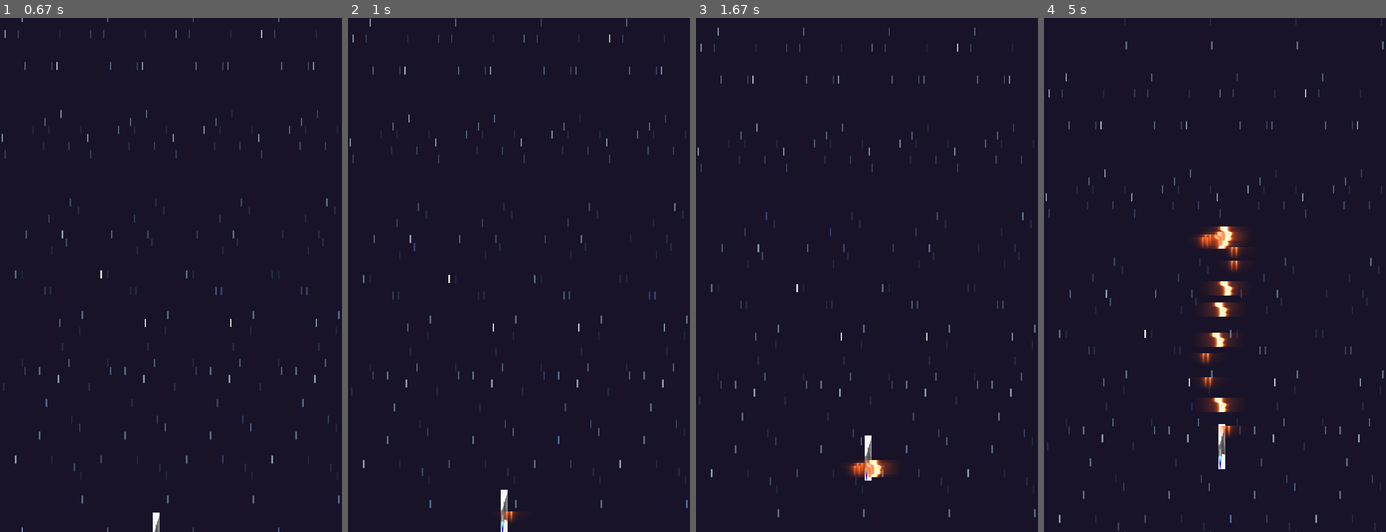
Above: before the commit, frames 1-4 (left to right).
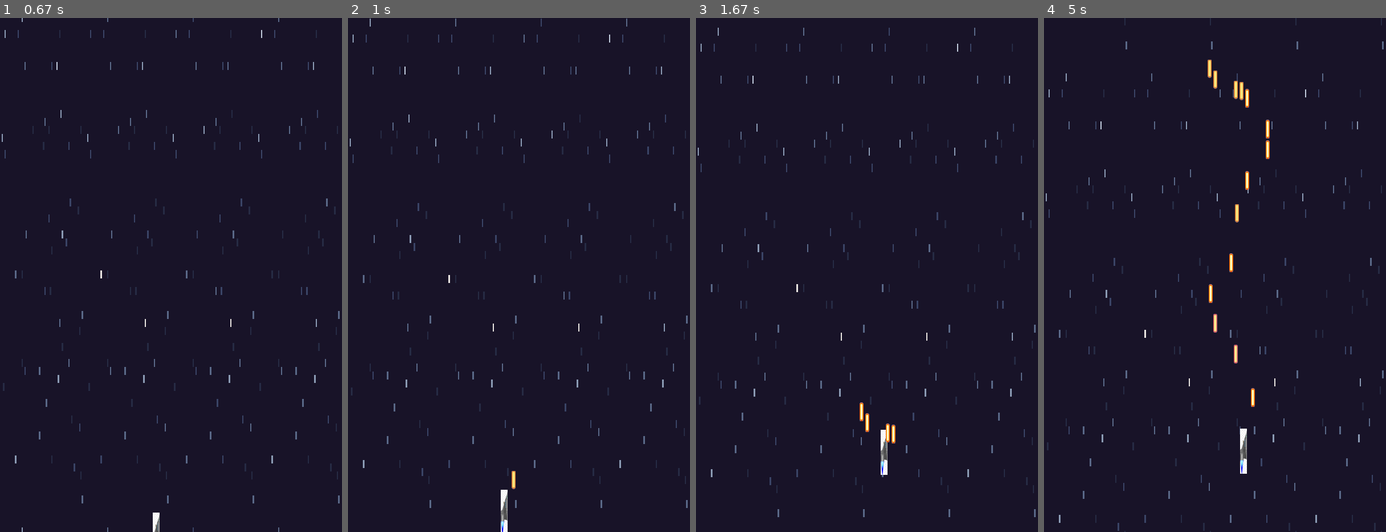
Above: after the commit, the same moments.

Repository: ArxIIdoL/Pygame_Project_Yandex_Luceum
Game: pygame game, started from main.py
Two runs of this game, one before a commit and one after it. Both use one fixed random seed, a clock stepped at 60 frames per second and the inputs below.
Inputs (mouse positions are in pixels of both pictures, inside the frame that each line leads up to):
- Up to frame 1 (0.67 s): click (95, 136) at 0.38 s
- Up to frame 2 (1 s): tap Space at 0.67 s
- Up to frame 3 (1.67 s): hold D 1-1.47 s; tap Space at 1.07, 1.37, 1.57 s; hold W from 1.5 s (still down)
- Up to frame 4 (5 s): release W at 1.8 s; hold D 1.83-2.3 s; tap Space at 1.9, 2.2, 2.4, 2.7, 2.97, 3.3, 3.6, 3.73, 4.13, 4.43, 4.8 s; hold A 2.33-2.87 s; hold S 2.9-3.2 s; hold A 3.23-3.63 s; hold W 3.67-4.03 s; hold D 4.07-4.7 s; hold S from 4.73 s (still down)

Frame 1 is identical in both runs. In frame 2, 0.1% of the frame differs, in the area x 45-51%, y 88-99%; in frame 3, 0.8%; in frame 4, 2.7%, in the area x 44-66%, y 8-89%.

Commit message:
Основная игра, Остался баг с караблём

Diff:
--- a/main.py
+++ b/main.py
@@ -75,10 +75,10 @@
 
 class Bullet(AnimatedSprite):
     def __init__(self, x, y):
-        sheet = pygame.transform.scale(load_image('sprites/bullet 1.png'), (100, 100))
+        sheet = pygame.transform.scale(load_image('sprites/bullet_sprite.png'), (100, 7))
         # = pygame.image.load("data/image/sprites/bullet 1.png").convert_alpha()
-        super().__init__(sheet, 4, 1, x, y)
-        self.bullet_speed = 1.7
+        super().__init__(sheet, 3, 1, x, y)
+        self.bullet_speed = 3
 
         # Поворачиваем каждый кадр на 90 градусов влево
         self.frames = [pygame.transform.rotate(frame, 90) for frame in self.frames]
@@ -311,7 +311,7 @@
         if not pause:
             background_manager.update_and_draw()  # Обновляем и отрисовываем фон
             keys = pygame.key.get_pressed()
-            ship_speed = 1.2
+            ship_speed = 2.2
             if keys[pygame.K_a]:
                 ship.move(-ship_speed, 0)
             if keys[pygame.K_d]:
Binary file removed: data/image/sprites/bullet 1.png
Binary file removed: data/image/sprites/bullet 2.png
Binary file removed: data/image/sprites/bullet 3.png
Binary file removed: data/image/sprites/bullet 4.png
Binary file added: data/image/sprites/bullet_sprite.png
